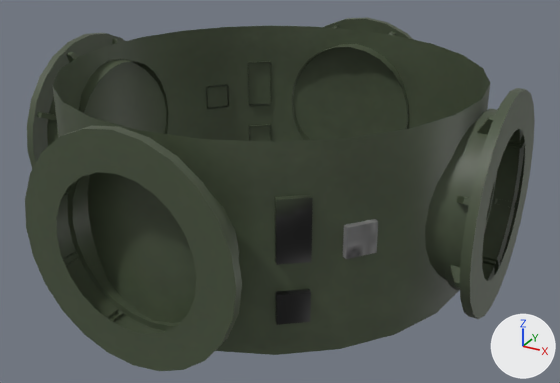
The Blender file mye/hub_ring.blend: old version first, new version second.
Camera for both pictures: a 50 mm camera at (1.65, -2.93, 1.31) aimed at (0.06, -0.04, -0.14). Arrows for +X, +Y and +Z are at lower right; the lights stay in place.
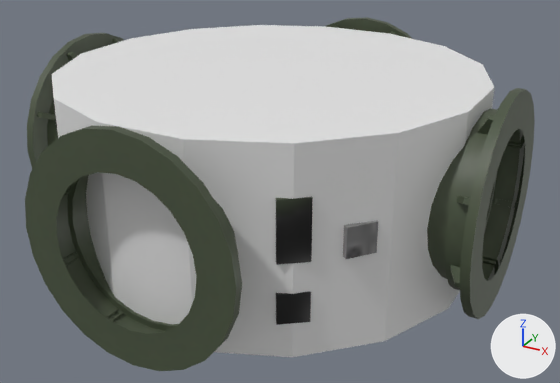
What the commit changed:
Mesh me_cylinder_001 is new.
It is a 16-sided cylinder along z spanning x -0.94..0.94, y -0.94..0.94, z -0.42..0.42.
Object 'c_1' (ob_c_1) is new; it shows me_cylinder_001.
Its location is (0.0, 0.0, 0.0).

Pixel boxes (x1, y1, x2, y2) of what changed, in the pictures (560 x 383 px):
'c_1', added: after (52, 25, 494, 357)
'Cylinder', unchanged, covered by the edit: (25, 17, 535, 371) in both
